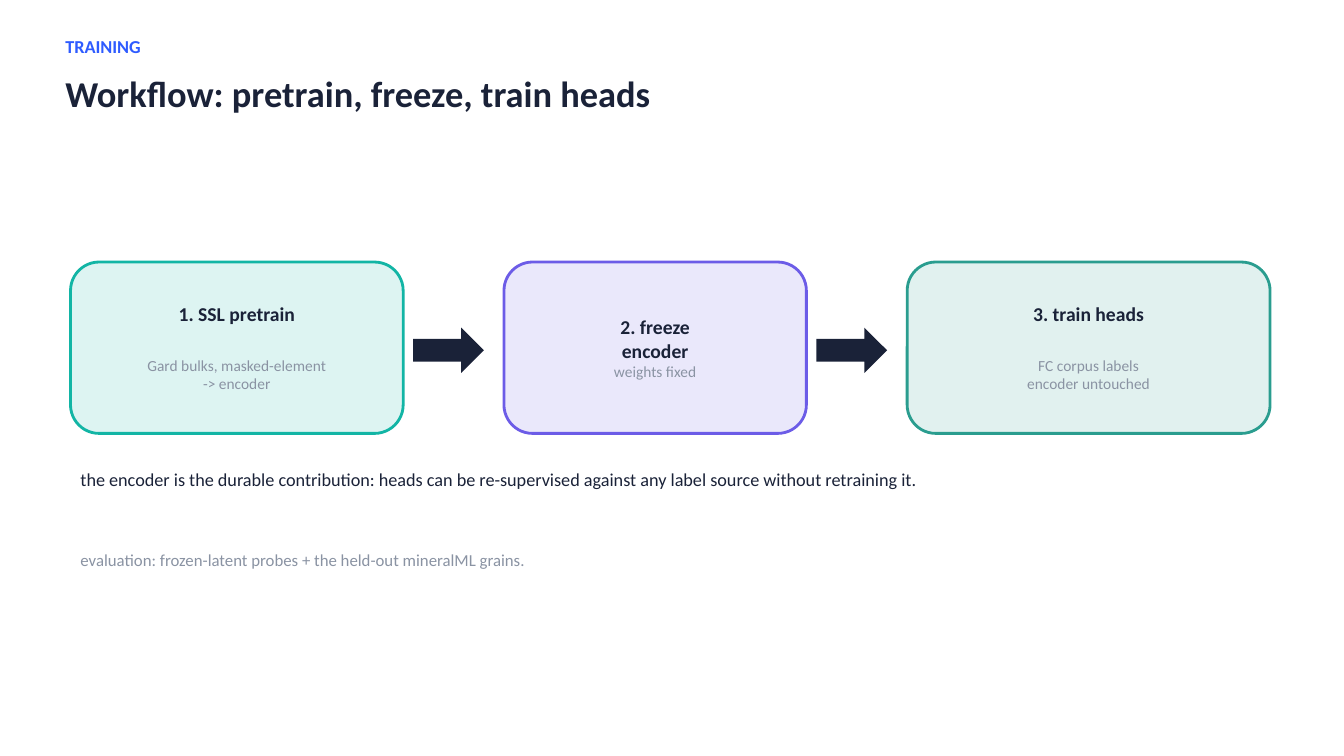
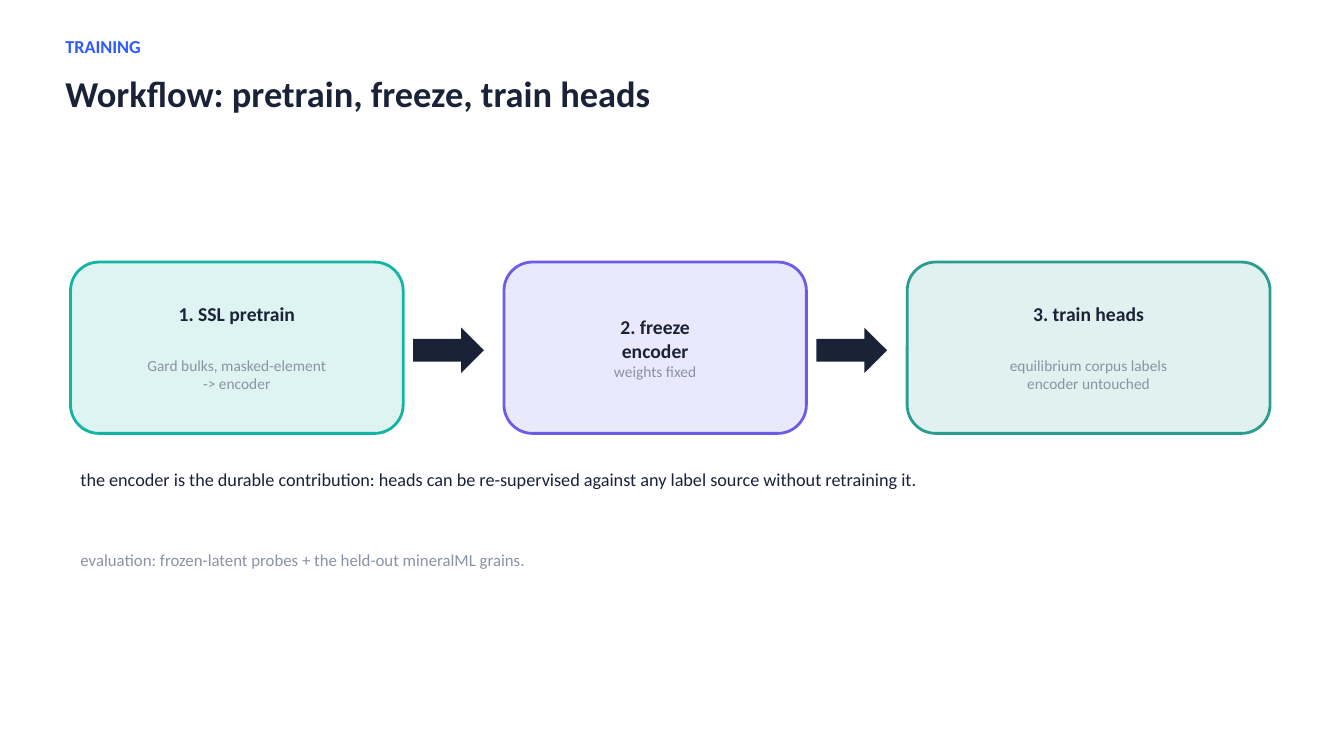
Before and after one commit to matthew-j-liu/phasecast, a slide deck: slide 10 of slides/overview.pptx (slide 8 before the commit). Drawn at 1344x756 pixels with LibreOffice and Linux fonts; fonts in the diff are those of the drawing. Boxes give left, top, right and bottom in pixels: in the first picture for what was removed or moved away, otherwise in the second. Text is boxed around its words. In the diff, an @@ line names an element or a change of style, - is before the commit and + after.

```diff
--- a/slides/overview.pptx
+++ b/slides/overview.pptx
@@ text in rounded rectangle at box(1010, 360, 1167, 374): text changed @@
-FC corpus labels
+equilibrium corpus labels
```
Also in this commit, not shown: 1 other slide changed, 2 slides added, 11 other files.
